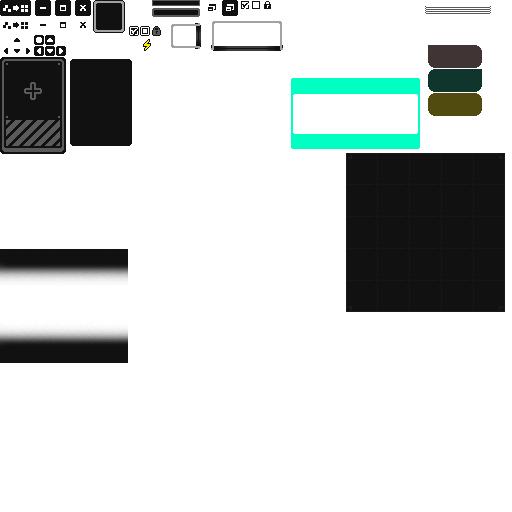
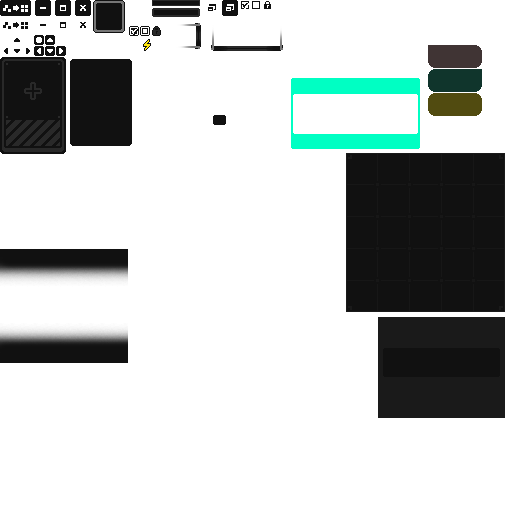
Layers edited between the first and the second 512px x 512px image:
added layer "图层 3" above "图层 8" over [left=2, top=0, right=200, bottom=152]
added layer "图层 8" above "图层 9" over [left=171, top=21, right=283, bottom=51]
added layer "图层 9" above "图层 864 拷贝" over [left=378, top=317, right=505, bottom=418]
painted on "图层 864 拷贝" over [left=94, top=1, right=491, bottom=125]
